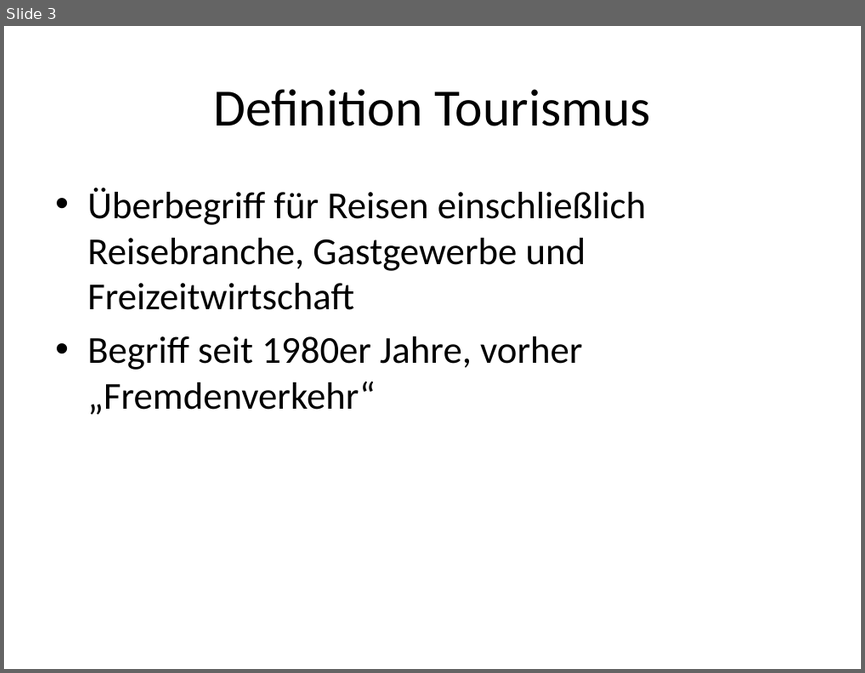
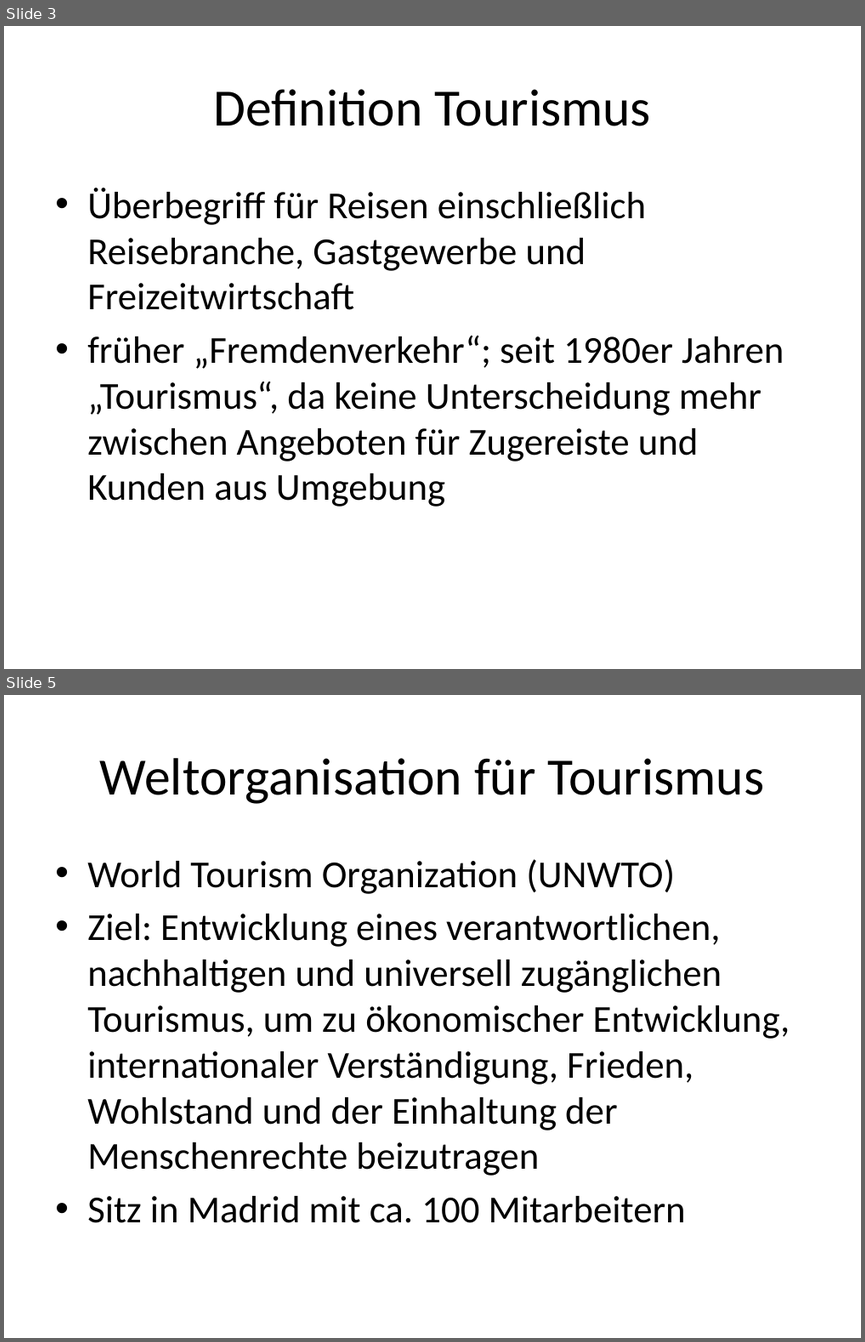
Before and after one commit to Hurafhev/flux-analytics, a slide deck: Tourismus in Peru.pptx. Shown one above the other, each under a label of ours: slide 3 before the commit, slides 3 and 5 after it; the slides between them are not shown. The pictures are 865x673 and 865x1342 pixels, drawn with LibreOffice and Linux fonts; fonts in the diff are those of the drawing. Boxes give left, top, right and bottom in pixels: in the first picture for what was removed or moved away, otherwise in the second. Text is boxed around its words. In the diff, an @@ line names an element or a change of style, - is before the commit and + after.

```diff
--- a/Tourismus in Peru.pptx
+++ b/Tourismus in Peru.pptx
@@ slide 5 added at (4,695,861,1338), background #FFFFFF @@
@@ title added at (100,758,765,804), 44 pt, text #000000 @@
+Weltorganisation für Tourismus
@@ text added at (87,859,790,1223), 32 pt, text #000000 @@
+• World Tourism Organization (UNWTO)
+• Ziel: Entwicklung eines verantwortlichen, nachhaltigen und universell zugänglichen Tourismus, um zu ökonomischer Entwicklung, internationaler Verständigung, Frieden, Wohlstand und der Einhaltung der Menschenrechte beizutragen
+• Sitz in Madrid mit ca. 100 Mitarbeitern
@@ slide 3 changed as well @@
@@ text at (87,335,783,506): text changed @@
-• Begriff seit 1980er Jahre, vorher „Fremdenverkehr“
+• früher „Fremdenverkehr“; seit 1980er Jahren „Tourismus“, da keine Unterscheidung mehr zwischen Angeboten für Zugereiste und Kunden aus Umgebung
```
Also in this commit, not shown: 2 other slides changed, 10 other slides added, 1 slide removed.
